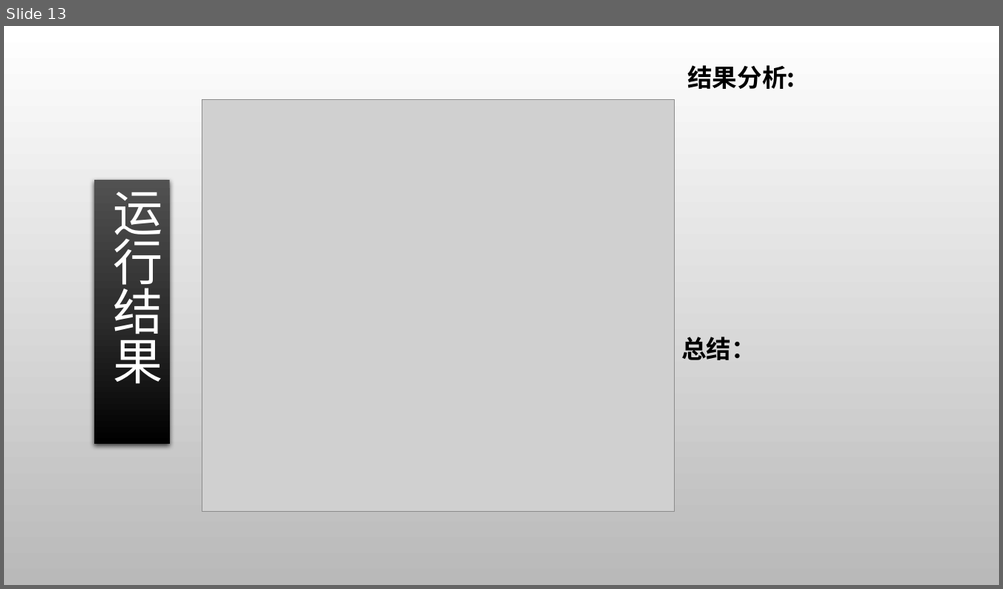
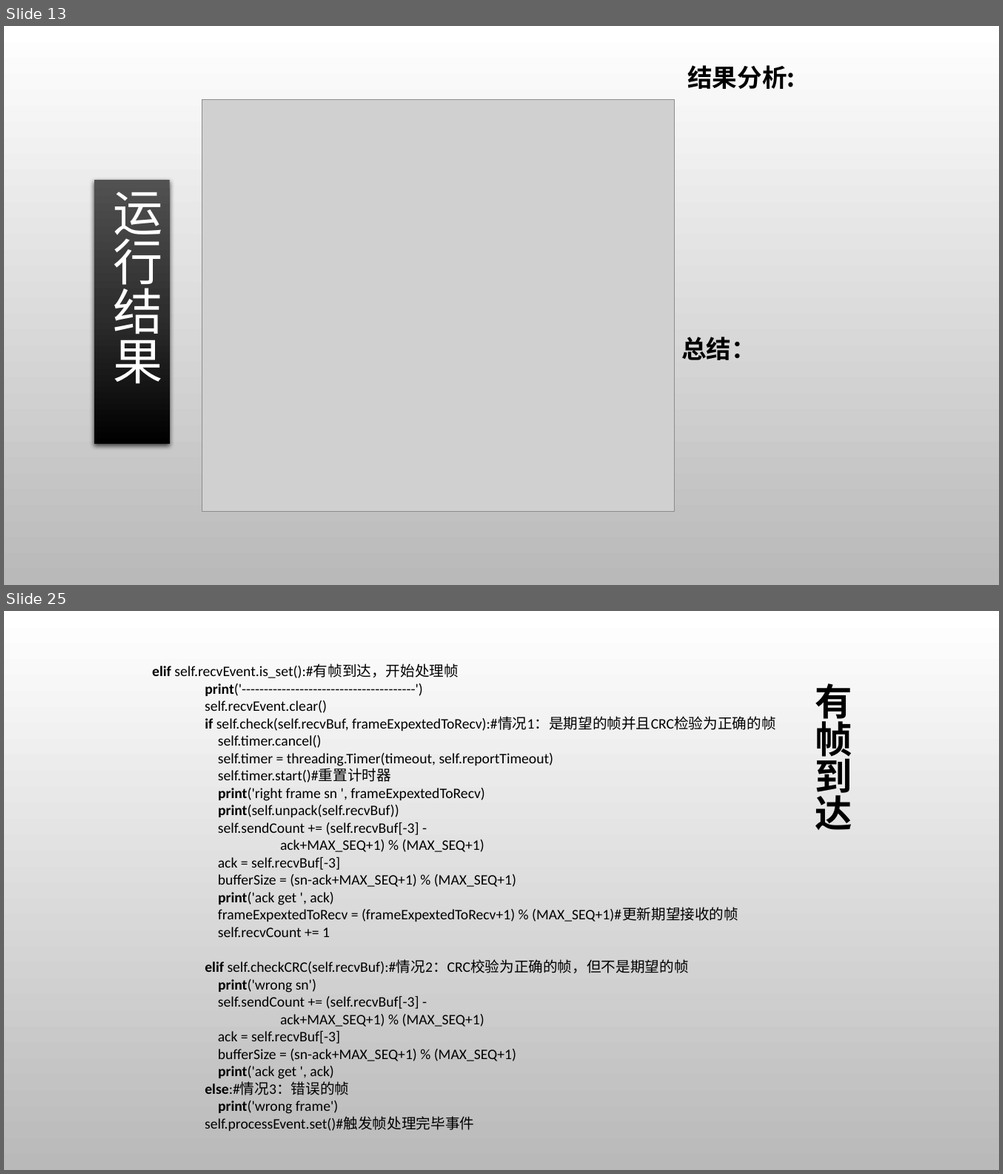
Before and after one commit to Tim-xiaofan/computer_network, a slide deck: python/ppt/ppt-chapter3.pptx. Shown one above the other, each under a label of ours: slide 13 before the commit, slides 13 and 25 after it; the slides between them are not shown. The pictures are 1003x589 and 1003x1174 pixels, drawn with LibreOffice and Linux fonts; fonts in the diff are those of the drawing; grey boxes stand for pictures; background and template pictures are left out. Boxes give left, top, right and bottom in pixels: in the first picture for what was removed or moved away, otherwise in the second. Text is boxed around its words. In the diff, an @@ line names an element or a change of style, - is before the commit and + after.

```diff
--- a/python/ppt/ppt-chapter3.pptx
+++ b/python/ppt/ppt-chapter3.pptx
@@ slide 25 added at (4, 611, 999, 1170), background picture (left out) @@
@@ text added at (152, 664, 776, 1131), 14 pt, text #000000 @@
+elif self.recvEvent.is_set():#有帧到达，开始处理帧
+print('---------------------------------------')
+self.recvEvent.clear()
+if self.check(self.recvBuf, frameExpextedToRecv):#情况1：是期望的帧并且CRC检验为正确的帧
+self.timer.cancel()
+self.timer = threading.Timer(timeout, self.reportTimeout)
+self.timer.start()#重置计时器
+print('right frame sn ', frameExpextedToRecv)
+print(self.unpack(self.recvBuf))
+self.sendCount += (self.recvBuf[-3] -
+ack+MAX_SEQ+1) % (MAX_SEQ+1)
+ack = self.recvBuf[-3]
+bufferSize = (sn-ack+MAX_SEQ+1) % (MAX_SEQ+1)
+print('ack get ', ack)
+frameExpextedToRecv = (frameExpextedToRecv+1) % (MAX_SEQ+1)#更新期望接收的帧
+self.recvCount += 1
+elif self.checkCRC(self.recvBuf):#情况2：CRC校验为正确的帧，但不是期望的帧
+print('wrong sn')
+self.sendCount += (self.recvBuf[-3] -
+ack+MAX_SEQ+1) % (MAX_SEQ+1)
+ack = self.recvBuf[-3]
+bufferSize = (sn-ack+MAX_SEQ+1) % (MAX_SEQ+1)
+print('ack get ', ack)
+else:#情况3：错误的帧
+print('wrong frame')
+self.processEvent.set()#触发帧处理完毕事件
@@ title added at (815, 684, 852, 830), 36 pt, text #000000, bold @@
+有帧到达
```
Also in this commit, not shown: 16 other slides added.
